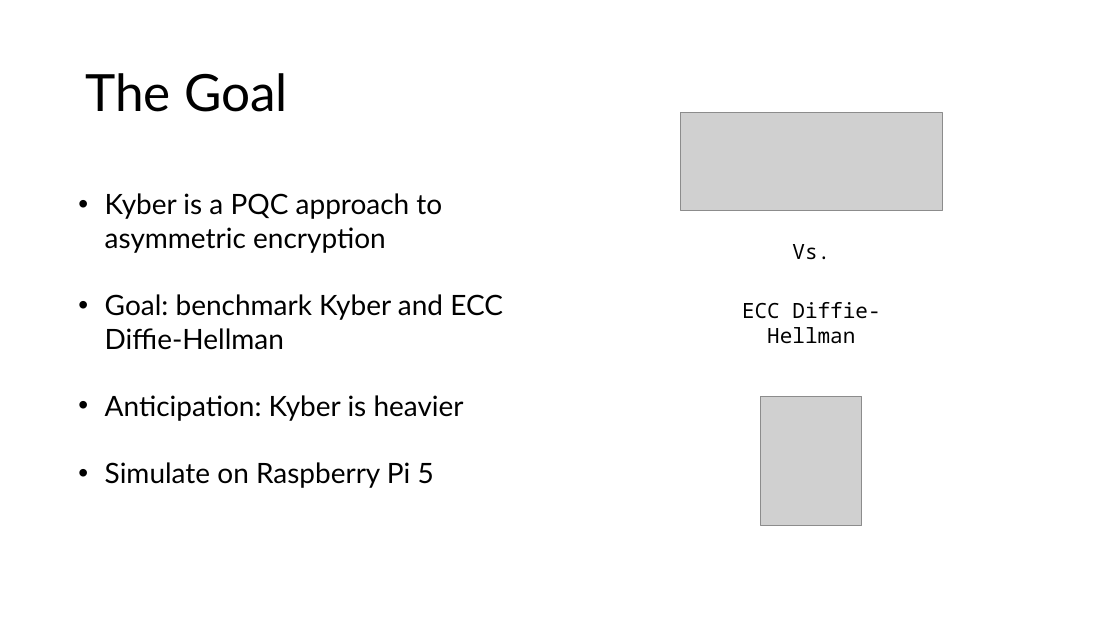
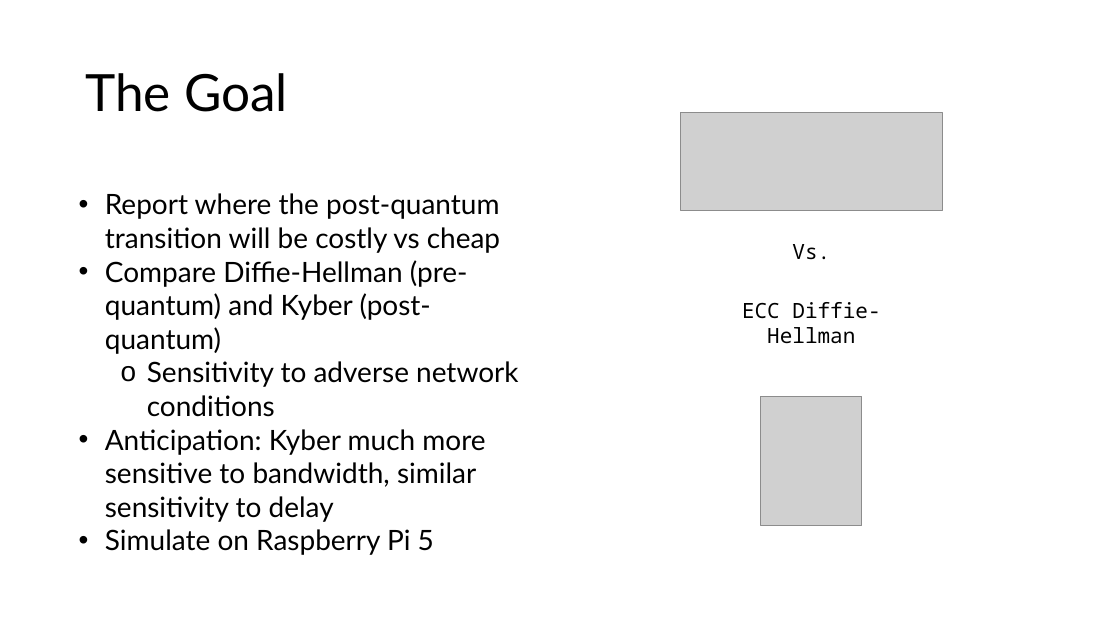
Before and after one commit to mealycpp/ECE4301_Fall2025, a slide deck: slide 2 of Group D/Joshua Deckman & Jack Pearson/final-project/presentation/presentation-slides.pptx. Drawn at 1120x630 pixels with LibreOffice and Linux fonts; fonts in the diff are those of the drawing; grey boxes stand for pictures. Boxes give left, top, right and bottom in pixels: in the first picture for what was removed or moved away, otherwise in the second. Text is boxed around its words. In the diff, an @@ line names an element or a change of style, - is before the commit and + after.

Commit message:
Updated slides

```diff
--- a/Group D/Joshua Deckman & Jack Pearson/final-project/presentation/presentation-slides.pptx
+++ b/Group D/Joshua Deckman & Jack Pearson/final-project/presentation/presentation-slides.pptx
@@ text at bbox=[105, 193, 518, 522]: text changed @@
-• Kyber is a PQC approach to asymmetric encryption
-• Goal: benchmark Kyber and ECC Diffie-Hellman
-• Anticipation: Kyber is heavier
+• Report where the post-quantum transition will be costly vs cheap
+• Compare Diffie-Hellman (pre-quantum) and Kyber (post-quantum)
+  o Sensitivity to adverse network conditions
+• Anticipation: Kyber much more sensitive to bandwidth, similar sensitivity to delay
```
Also in this commit, not shown: 2 other slides changed, 1 slide added, 1 slide removed.
